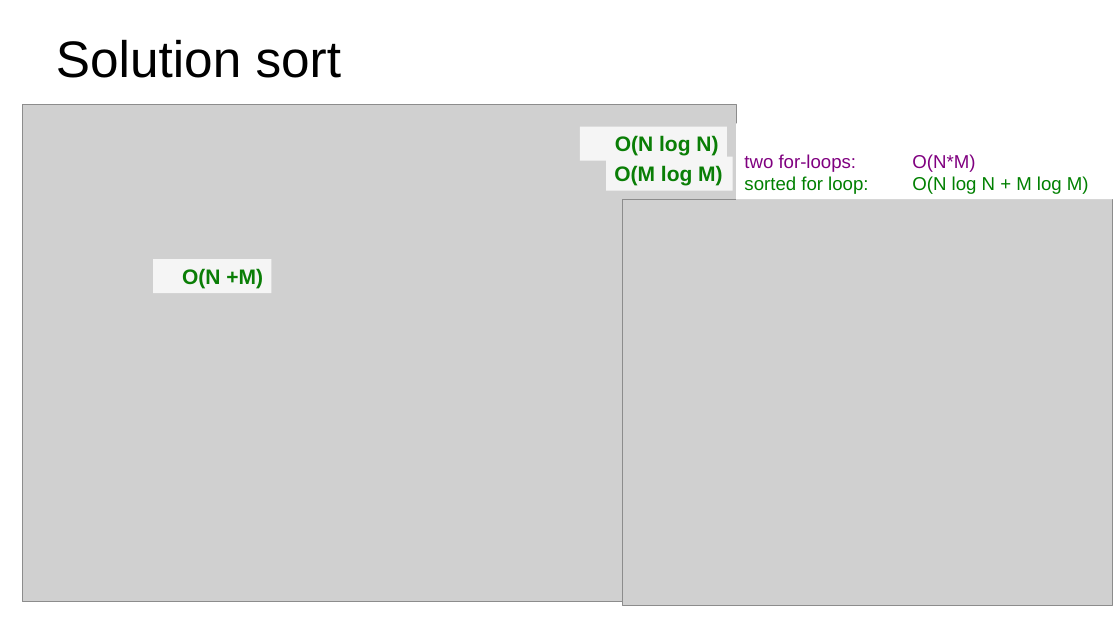
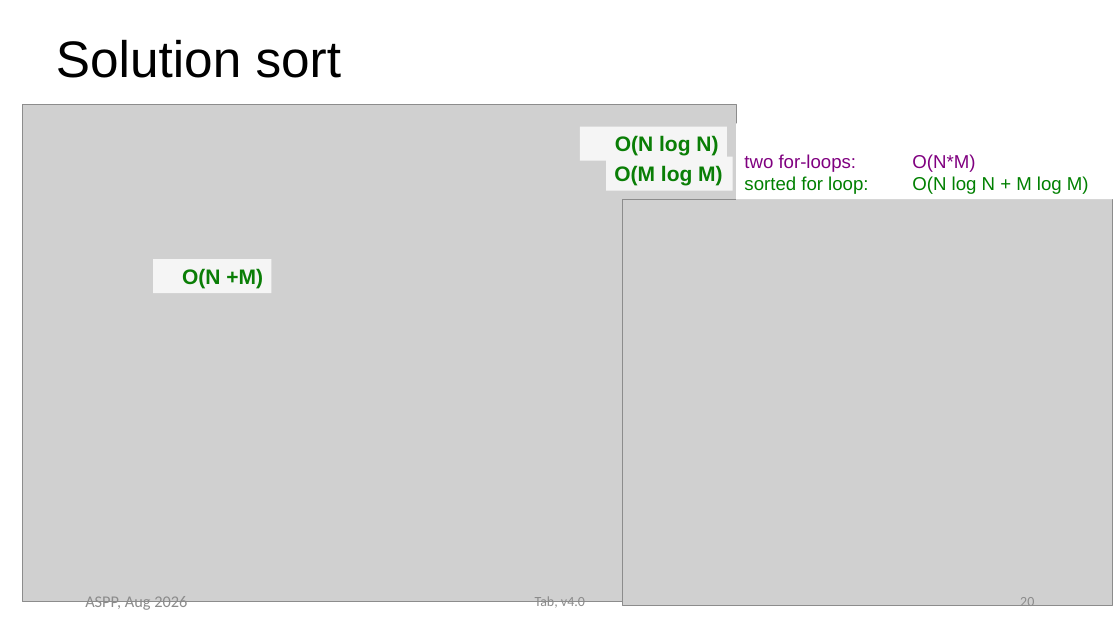
Before and after one commit to ASPP/data_class, a slide deck: slide 20 of tabular_data.pptx. Drawn at 1120x630 pixels with LibreOffice and Linux fonts; fonts in the diff are those of the drawing; grey boxes stand for pictures. Boxes give left, top, right and bottom in pixels: in the first picture for what was removed or moved away, otherwise in the second. Text is boxed around its words. In the diff, an @@ line names an element or a change of style, - is before the commit and + after.

```diff
--- a/tabular_data.pptx
+++ b/tabular_data.pptx
@@ text added at bbox=[85, 596, 187, 612], 14 pt, text #8B8B8B @@
+ASPP, Aug 2026
@@ text added at bbox=[535, 596, 585, 610], 12 pt, text #8B8B8B @@
+Tab, v4.0
@@ page number added at bbox=[1020, 597, 1034, 610], 12 pt, text #8B8B8B @@
+20
```
Also in this commit, not shown: 82 other slides changed, 1 slide added, 1 slide removed, 1 other file.
